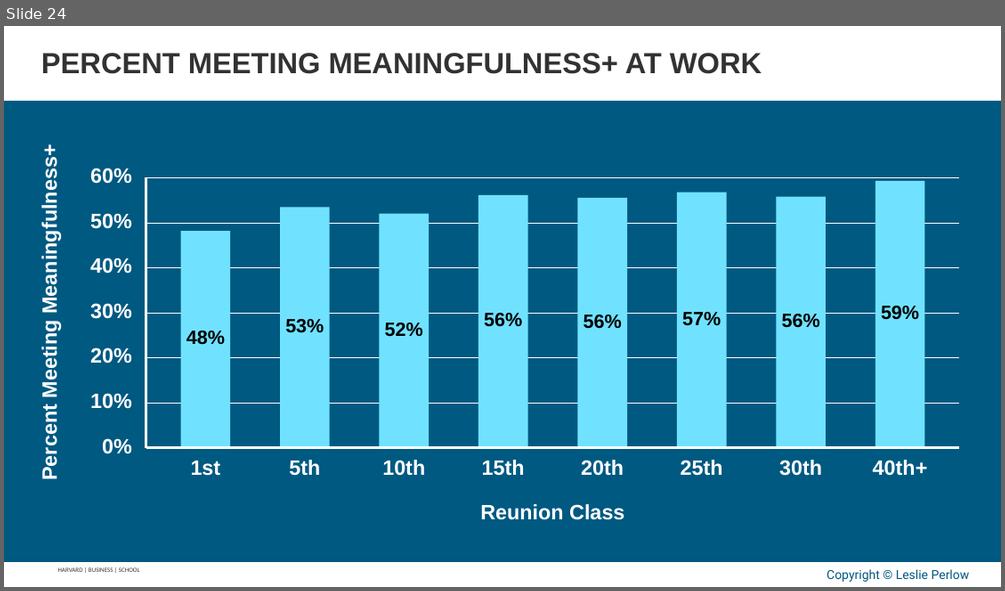
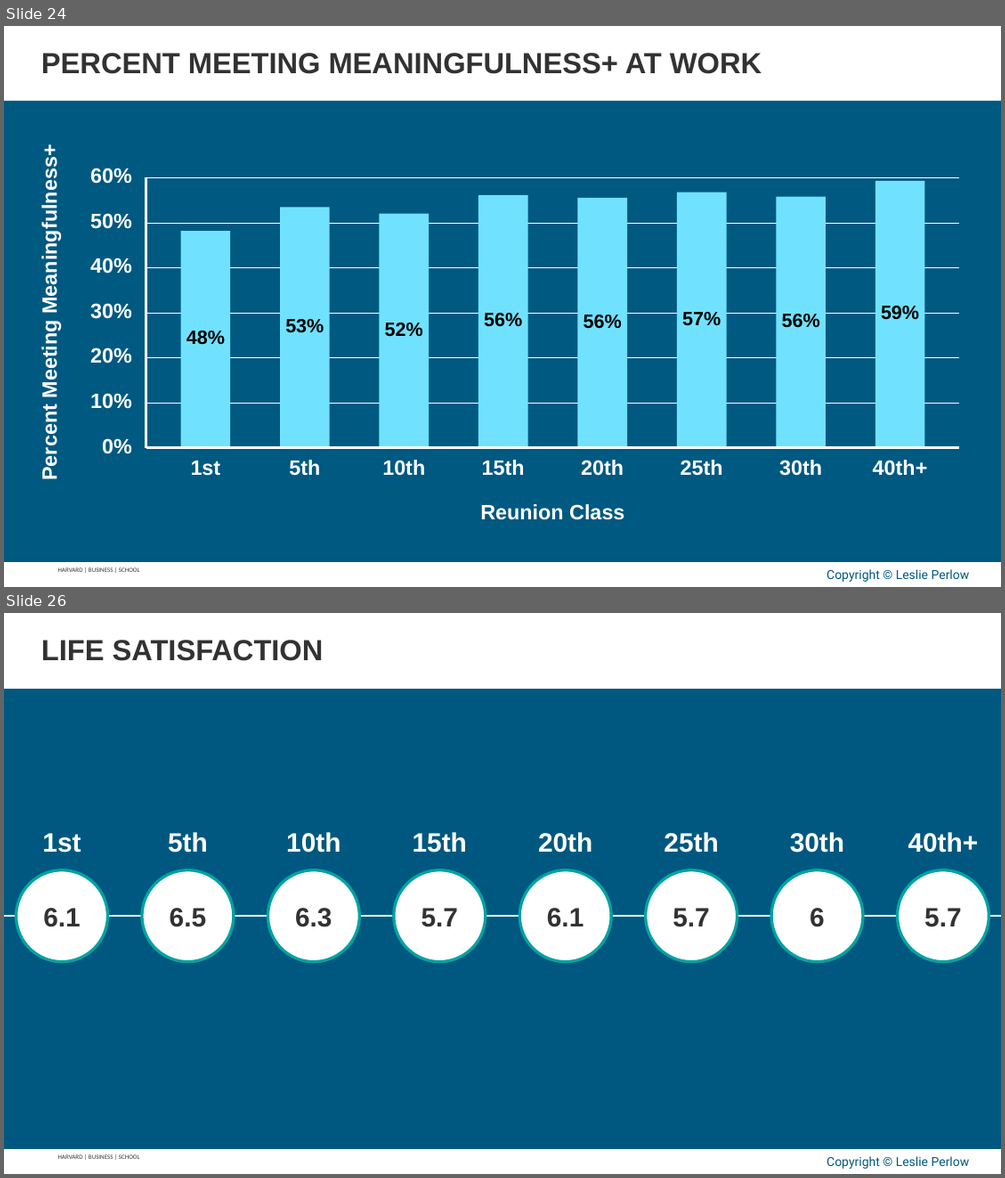
Before and after one commit to APPLITICS/lifematrix-deck-automation, a slide deck: outputs/generated_slides.pptx. Shown one above the other, each under a label of ours: slide 24 before the commit, slides 24 and 26 after it; the slides between them are not shown. The pictures are 1005x591 and 1005x1178 pixels, drawn with LibreOffice and Linux fonts; fonts in the diff are those of the drawing; background and template pictures are left out. Boxes give left, top, right and bottom in pixels: in the first picture for what was removed or moved away, otherwise in the second. Text is boxed around its words. In the diff, an @@ line names an element or a change of style, - is before the commit and + after.

```diff
--- a/outputs/generated_slides.pptx
+++ b/outputs/generated_slides.pptx
@@ slide 26 added at <box>4,613,1001,1174</box>, background #005880; not listed: 4 template elements that a slide beside it also shows @@
@@ text added at <box>41,640,324,661</box>, 28 pt, text #323233, bold @@
+LIFE SATISFACTION
@@ group added at <box>4,832,1001,962</box>: 16 texts, 8 ellipses, 1 freeform shape @@
+6.1
+6.5
+6.3
+5.7
+6.1
+5.7
+6
+5.7
+1st
+5th
+10th
+15th
+20th
+25th
+30th
+40th+
```
Also in this commit, not shown: 4 other slides added, 4 other files.
